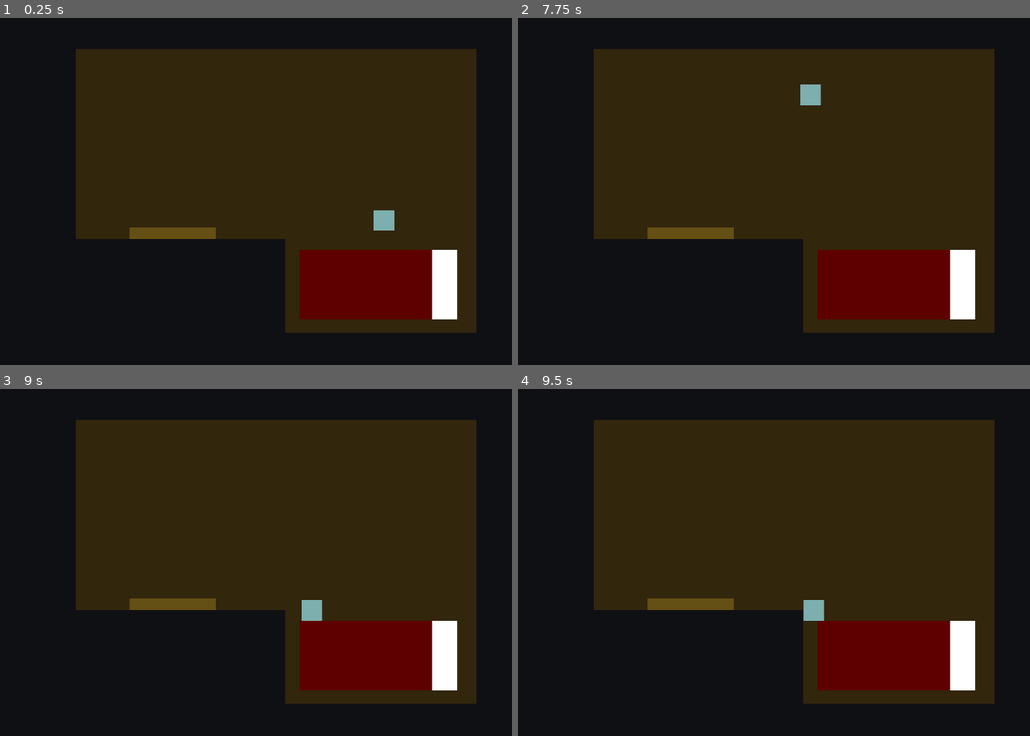
Above: before the commit, frames 1-4 (two rows, left to right).
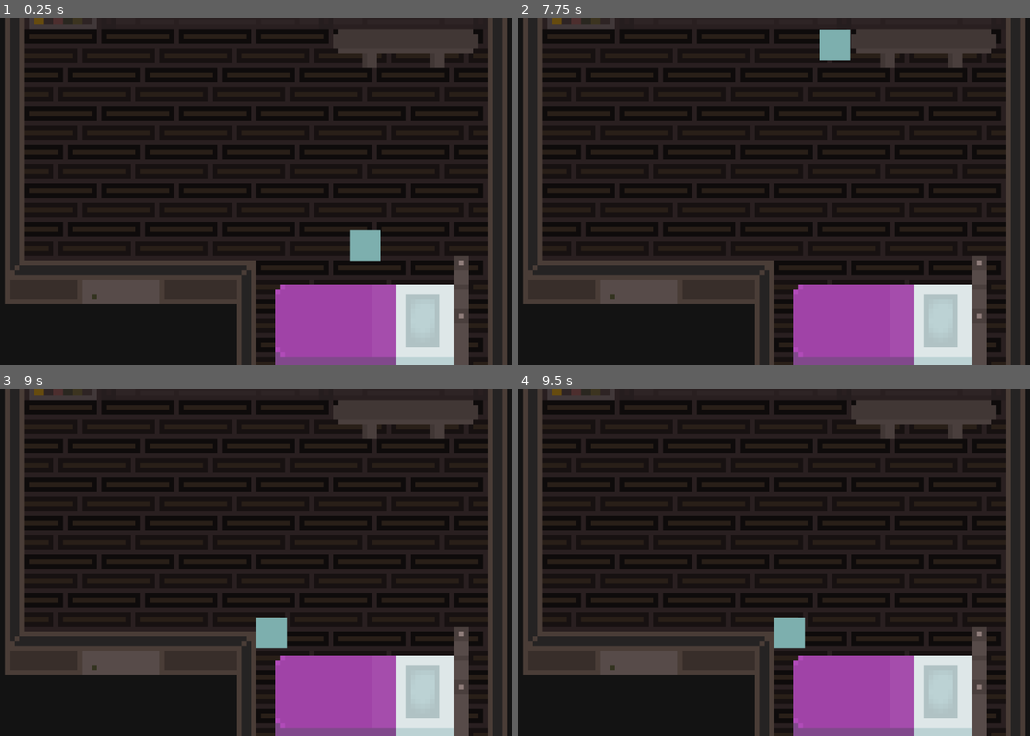
Above: after the commit, the same moments.

Repository: samclr/Alchemical-Child-GodotGame
Game: Godot game, scene res://Scenes/WitchHut/witch_hut.tscn
Two runs of this game, one before a commit and one after it. Both use one fixed random seed, a clock stepped at 60 frames per second and the inputs below. Before the commit the project starts from res://Scenes/witch_hut.tscn.
Inputs:
- Up to frame 1 (0.25 s): no input
- Up to frame 2 (7.75 s): tap Enter at 0.5, 2 s; hold Right (ui_right) 0.53-1.28 s; tap Space at 1.25, 2.75 s; hold Down (ui_down) 1.28-2.03 s; hold Right (ui_right) 2.03-2.78 s; hold Up (ui_up) 2.78-3.53 s; hold Left (ui_left) 3.53-5.03 s; hold Down (ui_down) 5.03-5.78 s; hold Right (ui_right) 5.78-6.53 s; hold Up (ui_up) 6.53-7.28 s; hold Right (ui_right) from 7.28 s (still down)
- Up to frame 3 (9 s): release Right (ui_right) at 8.03 s; hold Down (ui_down) 8.03-8.78 s; hold Left (ui_left) from 8.78 s (still down)
- Up to frame 4 (9.5 s): keep holding Left (ui_left)

The runs differ from the first frame. In frame 1, 55% of the frame differs, in the area x 0-100%, y 0-100%; in frame 2, 55%; in frame 3, 55%; in frame 4, 55%.

Commit message:
Added witch hut art

Diff:
--- a/Scenes/witch_hut.tscn
+++ b/Scenes/WitchHut/witch_hut.tscn
@@ -1,16 +1,17 @@
-[gd_scene load_steps=5 format=3 uid="uid://dde62nvmkj2r3"]
+[gd_scene load_steps=6 format=3 uid="uid://dde62nvmkj2r3"]
 
-[ext_resource type="PackedScene" uid="uid://ffqb4d60gtpv" path="res://Elements/Player.tscn" id="1_2l5kk"]
-[ext_resource type="Script" path="res://Scenes/witch_hut_script.gd" id="1_f5dmp"]
+[ext_resource type="Script" path="res://Scenes/WitchHut/witch_hut_script.gd" id="1_84mvk"]
+[ext_resource type="PackedScene" uid="uid://ffqb4d60gtpv" path="res://Elements/Player.tscn" id="2_5accp"]
+[ext_resource type="Texture2D" uid="uid://ejcuah3m7mad" path="res://Scenes/WitchHut/WitchHut.png" id="2_myjbw"]
+
+[sub_resource type="RectangleShape2D" id="RectangleShape2D_nlgay"]
+size = Vector2(245.5, 108.5)
 
 [sub_resource type="RectangleShape2D" id="RectangleShape2D_y6ibk"]
 size = Vector2(135, 74)
 
-[sub_resource type="RectangleShape2D" id="RectangleShape2D_nlgay"]
-size = Vector2(245.5, 108.5)
-
 [node name="WitchHut Scene" type="Node2D"]
-script = ExtResource("1_f5dmp")
+script = ExtResource("1_84mvk")
 
 [node name="Black Background" type="Polygon2D" parent="."]
 position = Vector2(51, 12)
@@ -31,23 +32,9 @@
 [node name="CollisionPolygon2D" type="CollisionPolygon2D" parent="Walls"]
 polygon = PackedVector2Array(278, 95, 278, 394, 364, 394, 363, 495, 499, 495, 497, 392, 605, 392, 605, 539, 902, 539, 902, 97, 279, 97, 279, 94, 912, 94, 912, 545, 250, 545, 264, 95)
 
-[node name="Player" parent="." instance=ExtResource("1_2l5kk")]
-position = Vector2(633, 323)
-
 [node name="BlackCovering at Door" type="Polygon2D" parent="."]
 color = Color(0.054902, 0.0627451, 0.0784314, 1)
 polygon = PackedVector2Array(364, 393, 363, 495, 499, 495, 497, 393)
-
-[node name="Door_Transition" type="Area2D" parent="."]
-position = Vector2(430, 445)
-
-[node name="CollisionShape2D" type="CollisionShape2D" parent="Door_Transition"]
-position = Vector2(0, 14)
-shape = SubResource("RectangleShape2D_y6ibk")
-
-[node name="Camera2D" type="Camera2D" parent="."]
-position = Vector2(591, 319)
-zoom = Vector2(1.2, 1.2)
 
 [node name="Bed" type="StaticBody2D" parent="."]
 
@@ -65,4 +52,35 @@
 shape = SubResource("RectangleShape2D_nlgay")
 debug_color = Color(0, 0, 0.47451, 0.419608)
 
+[node name="Polygon2D" type="Polygon2D" parent="."]
+color = Color(0.0745098, 0.0745098, 0.0745098, 1)
+polygon = PackedVector2Array(-2076, -335, 78, -319, 337, 1163, -1996, 1157)
+
+[node name="WitchHut" type="Sprite2D" parent="."]
+position = Vector2(-756, 400)
+scale = Vector2(5, 5)
+texture = ExtResource("2_myjbw")
+
+[node name="Camera2D" type="Camera2D" parent="."]
+position = Vector2(-735, 411)
+zoom = Vector2(1.8, 1.8)
+
+[node name="Player" parent="." instance=ExtResource("2_5accp")]
+position = Vector2(-893, 465)
+
+[node name="Door_Transition" type="Area2D" parent="."]
+position = Vector2(-895, 551)
+
+[node name="CollisionShape2D" type="CollisionShape2D" parent="Door_Transition"]
+position = Vector2(0, 14)
+shape = SubResource("RectangleShape2D_y6ibk")
+
+[node name="Walls2" type="StaticBody2D" parent="."]
+
+[node name="CollisionPolygon2D" type="CollisionPolygon2D" parent="Walls2"]
+polygon = PackedVector2Array(-996, 482, -936, 482, -936, 527, -963, 527, -963, 603, -826, 603, -826, 526, -855, 526, -854, 483, -756, 483, -756, 642, -516, 642, -516, 277, -677, 277, -677, 243, -996, 243, -996, 480, -1022, 480, -1022, 231, -492, 230, -497, 660, -774, 660, -994, 661)
+
+[node name="CollisionPolygon2D2" type="CollisionPolygon2D" parent="Walls2"]
+polygon = PackedVector2Array(-731, 507, -736, 513, -736, 628, -536, 627, -536, 507)
+
 [connection signal="body_entered" from="Door_Transition" to="." method="_on_door_transition_body_entered"]
--- a/Scenes/woods_scene_script.gd
+++ b/Scenes/woods_scene_script.gd
@@ -22,5 +22,5 @@
 func change_scene():
 	if global.transition_scene == true:
 		if global.current_scene == 'woods':
-			get_tree().change_scene_to_file("res://Scenes/witch_hut.tscn") # changes scene to witch hut
+			get_tree().change_scene_to_file("res://Scenes/WitchHut/witch_hut.tscn") # changes scene to witch hut
 			global.finish_changingScene() #triggers function in global script to clean up transition
--- a/Scripts/global.gd
+++ b/Scripts/global.gd
@@ -6,10 +6,10 @@
 var game_first_loadin = true #helps with player location on first run of game
 
 #cords for player when entering and exiting the witch hut
-var player_start_witchhut_x = 758
-var player_start_witchhut_y = 364
-var player_exit_witchhut_x = 430
-var player_exit_witchhut_y = 377
+var player_start_witchhut_x = -643
+var player_start_witchhut_y = 467
+var player_exit_witchhut_x = -893
+var player_exit_witchhut_y = 465
 
 #tracks nodes/npcs that have been removed so we dont respawn them
 var removed_nodes = {}
--- a/project.godot
+++ b/project.godot
@@ -11,7 +11,7 @@
 [application]
 
 config/name="Learning Godot"
-run/main_scene="res://Scenes/witch_hut.tscn"
+run/main_scene="res://Scenes/WitchHut/witch_hut.tscn"
 config/features=PackedStringArray("4.2", "GL Compatibility")
 config/icon="res://icon.svg"
 <<<<<<<HEADrun/main_scene="res://Elements/npcs/runningNPC.tscn"
@@ -57,5 +57,6 @@
 
 [rendering]
 
+textures/canvas_textures/default_texture_filter=0
 renderer/rendering_method="gl_compatibility"
 renderer/rendering_method.mobile="gl_compatibility"
Binary file added: Scenes/WitchHut/WitchHut.png
Not shown, added: Scenes/WitchHut/WitchHut.png.import
Renamed: Scenes/witch_hut_script.gd -> Scenes/WitchHut/witch_hut_script.gd
